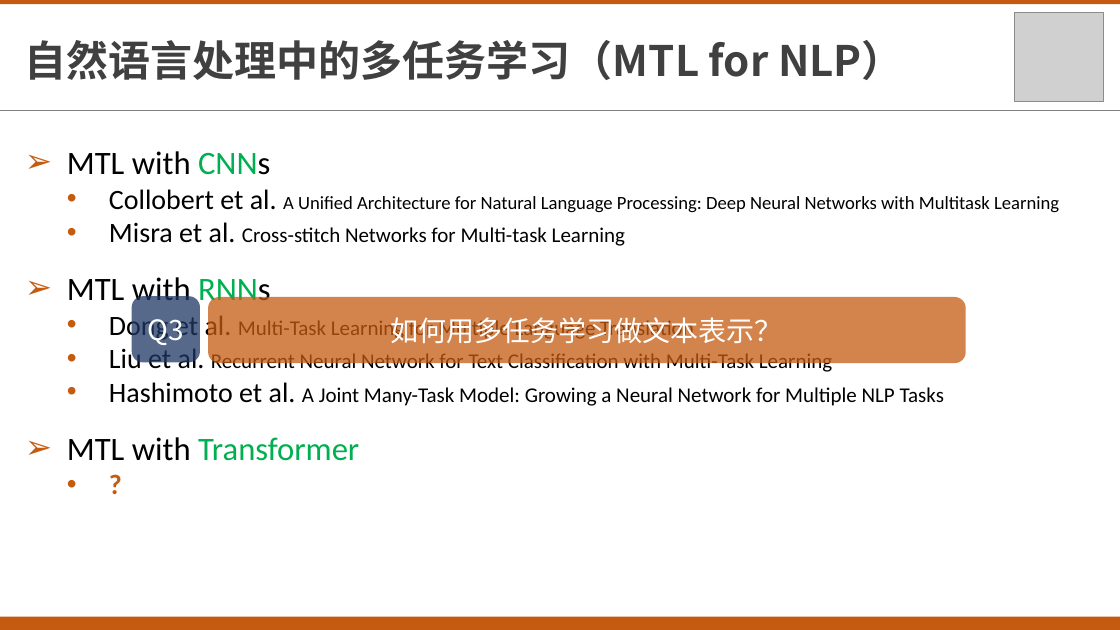
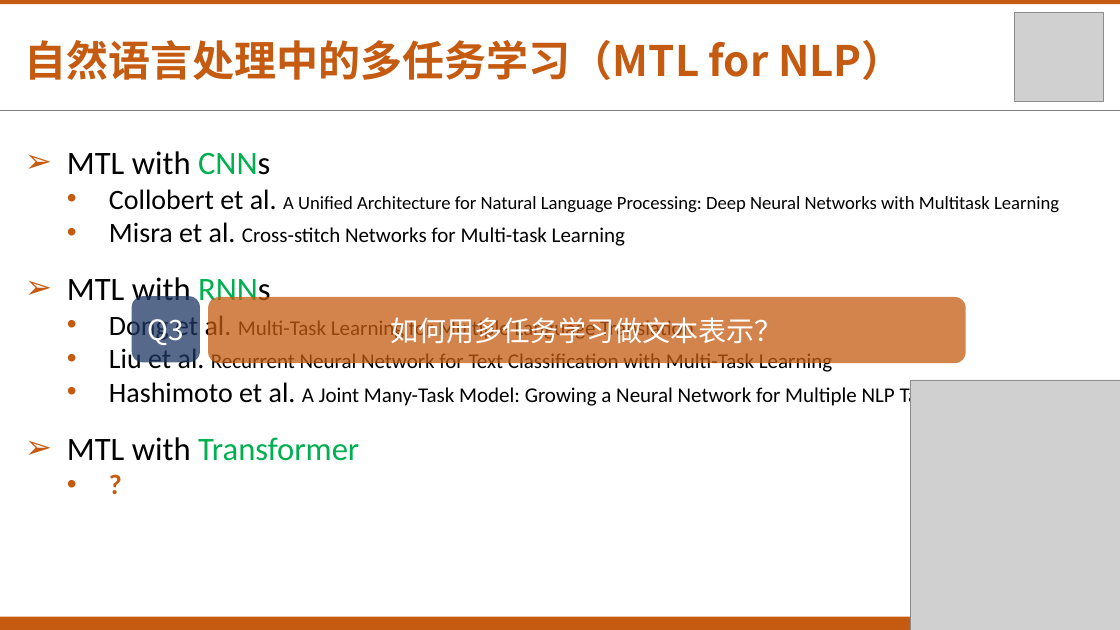
Before and after one commit to txsun1997/Bachelor-Thesis-XDU, a slide deck: slide 18 of materials/毕业设计答辩.pptx (slide 17 before the commit). Drawn at 1120x630 pixels with LibreOffice and Linux fonts; fonts in the diff are those of the drawing; grey boxes stand for pictures. Boxes give left, top, right and bottom in pixels: in the first picture for what was removed or moved away, otherwise in the second. Text is boxed around its words. In the diff, an @@ line names an element or a change of style, - is before the commit and + after.

```diff
--- a/materials/毕业设计答辩.pptx
+++ b/materials/毕业设计答辩.pptx
@@ text "自然语言处理中的多任务学习（MTL for NLP）" at [25, 40, 904, 80]: text colour #404040 to #C55A11 @@
@@ picture added at [911, 380, 1120, 630] @@
```
Also in this commit, not shown: 27 other slides changed, 2 slides added, 1 slide removed, 2 other files.
